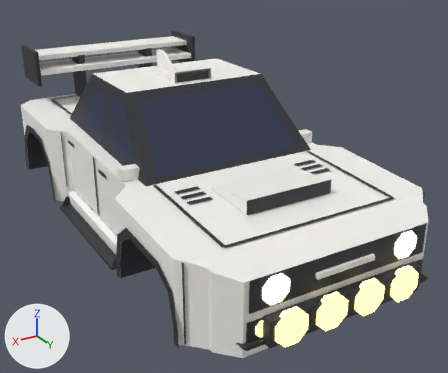
Before and after pictures for a commit that changed the glTF model assets/meshes/hoshi/Hoshi.glb.
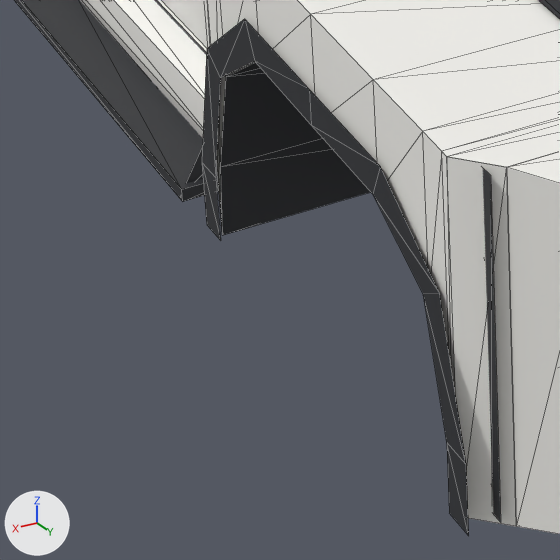
The first picture shows the older version from a 50 mm camera at (7.73, 14.73, 6.38) aimed at (-0.44, 1.11, -0.44). The close-ups show the older and then the newer version on the part from 15% to 45% of the width and 60% to 95% of the height of that picture. Only the edits that show in the close-ups are written down. The lights are fixed; the arrows at lower left show +X, +Y and +Z. The close-ups show mesh edges as thin lines.

Script lines for the objects in view, before the commit:
```python
me_archlip_fr = bpy.data.meshes.new('ArchLip_FR')
me_archlip_fr.from_pydata(...)  # 18 vertices, 16 faces; spans x 3.33, y 2.45..5.65, z -1.42..0.21
me_archlip_fr.materials.append(mat_trim)  # dark grey #2f3035
me_bumperfront = bpy.data.meshes.new('BumperFront')
me_bumperfront.from_pydata(...)  # 29 vertices, 42 faces; spans x -3.11..3.11, y 5.7..6.55, z -1.42..0.5
me_bumperfront.materials.append(mat_body)  # white #f7f6f1
me_opt_skirts_side_accskirt_r = bpy.data.meshes.new('Opt_Skirts_Side_AccSkirt_R')
me_opt_skirts_side_accskirt_r.from_pydata(...)  # 10 vertices, 14 faces; spans x 2.82..3.02, y -2.05..2.05, z -1.46..-0.98
me_opt_skirts_side_accskirt_r.materials.append(mat_body)  # white #f7f6f1
ob_archlip_fr = bpy.data.objects.new('ArchLip_FR', me_archlip_fr)
ob_archlip_fr.location = (0.0, 0.0, 0.0)
ob_bumperfront = bpy.data.objects.new('BumperFront', me_bumperfront)
ob_bumperfront.location = (0.0, 0.0, 0.0)
ob_opt_skirts_side_accskirt_r = bpy.data.objects.new('Opt_Skirts_Side_AccSkirt_R', me_opt_skirts_side_accskirt_r)
ob_opt_skirts_side_accskirt_r.location = (0.0, 0.0, 0.0)
# also in view: 'Fender_FR' at (3.2, 4.05, -0.38); 'Door_FR' at (2.96, 1.2, -0.34); 'Ink_BumpF_R' at (3.19, 5.65, -0.44); 'Hood' at (0.0, 4.05, 0.58); 'Opt_Skirts_Blade_AccSideBlade_R' at (3.07, 0.0, -1.3)
```
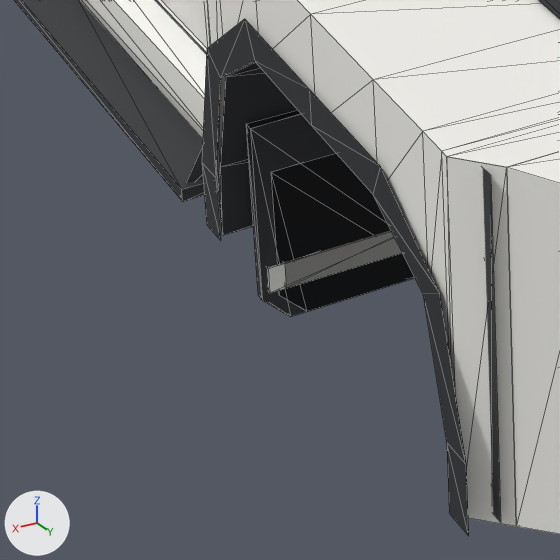
Where the change shows, as pixel boxes [x1, y1, x2, y2] in the close-ups (560 x 560 px):
'Opt_Mudflaps_Long_AccMudflapsLong', added: after [246, 111, 414, 316]
'Opt_Mudflaps_Rally_AccMudflaps', added: after [271, 154, 415, 311]
'Opt_Mudflaps_Rally_AccMudflapsBand', added: after [284, 231, 402, 288]
'Opt_Mudflaps_Long_AccMudflapsLongBand', added: after [267, 231, 401, 293]

Patch to the scene script:
```diff
--- a/assets/meshes/hoshi/Hoshi.glb.py
+++ b/assets/meshes/hoshi/Hoshi.glb.py
@@ me_opt_mudflaps_rally_accmudflapsband @@
+me_opt_mudflaps_rally_accmudflapsband.from_pydata(...)  # a box spanning x 2.14..3.02, y 2.7..2.8, z -1.75..-1.59; a box spanning x -3.02..-2.14, y 2.7..2.8, z -1.75..-1.59; a box spanning x 2.14..3.02, y -5.4..-5.3, z -1.75..-1.59; a box spanning x -3.02..-2.14, y -5.4..-5.3, z -1.75..-1.59
+me_opt_mudflaps_rally_accmudflapsband.materials.append(mat_body)  # white #f7f6f1
@@ me_opt_mudflaps_rally_accmudflaps @@
+me_opt_mudflaps_rally_accmudflaps.from_pydata(...)  # 40 vertices, 64 faces; spans x -3.06..3.06, y -5.38..2.78, z -1.95..-1.0
+me_opt_mudflaps_rally_accmudflaps.materials.append(mat_trim)  # dark grey #2f3035
@@ me_opt_mudflaps_long_accmudflapslongband @@
+me_opt_mudflaps_long_accmudflapslongband.from_pydata(...)  # a box spanning x 2.04..3.12, y 2.7..2.8, z -1.75..-1.59; a box spanning x -3.12..-2.04, y 2.7..2.8, z -1.75..-1.59; a box spanning x 2.04..3.12, y -5.4..-5.3, z -1.75..-1.59; a box spanning x -3.12..-2.04, y -5.4..-5.3, z -1.75..-1.59
+me_opt_mudflaps_long_accmudflapslongband.materials.append(mat_body)  # white #f7f6f1
@@ me_opt_mudflaps_long_accmudflapslong @@
+me_opt_mudflaps_long_accmudflapslong.from_pydata(...)  # 40 vertices, 64 faces; spans x -3.16..3.16, y -5.38..2.78, z -1.95..-0.7
+me_opt_mudflaps_long_accmudflapslong.materials.append(mat_trim)  # dark grey #2f3035
@@ ob_opt_mudflaps_rally_accmudflapsband @@
+ob_opt_mudflaps_rally_accmudflapsband = bpy.data.objects.new('Opt_Mudflaps_Rally_AccMudflapsBand', me_opt_mudflaps_rally_accmudflapsband)
+ob_opt_mudflaps_rally_accmudflapsband.location = (0.0, 0.0, 0.0)
@@ ob_opt_mudflaps_rally_accmudflaps @@
+ob_opt_mudflaps_rally_accmudflaps = bpy.data.objects.new('Opt_Mudflaps_Rally_AccMudflaps', me_opt_mudflaps_rally_accmudflaps)
+ob_opt_mudflaps_rally_accmudflaps.location = (0.0, 0.0, 0.0)
@@ ob_opt_mudflaps_long_accmudflapslongband @@
+ob_opt_mudflaps_long_accmudflapslongband = bpy.data.objects.new('Opt_Mudflaps_Long_AccMudflapsLongBand', me_opt_mudflaps_long_accmudflapslongband)
+ob_opt_mudflaps_long_accmudflapslongband.location = (0.0, 0.0, 0.0)
@@ ob_opt_mudflaps_long_accmudflapslong @@
+ob_opt_mudflaps_long_accmudflapslong = bpy.data.objects.new('Opt_Mudflaps_Long_AccMudflapsLong', me_opt_mudflaps_long_accmudflapslong)
+ob_opt_mudflaps_long_accmudflapslong.location = (0.0, 0.0, 0.0)
```
